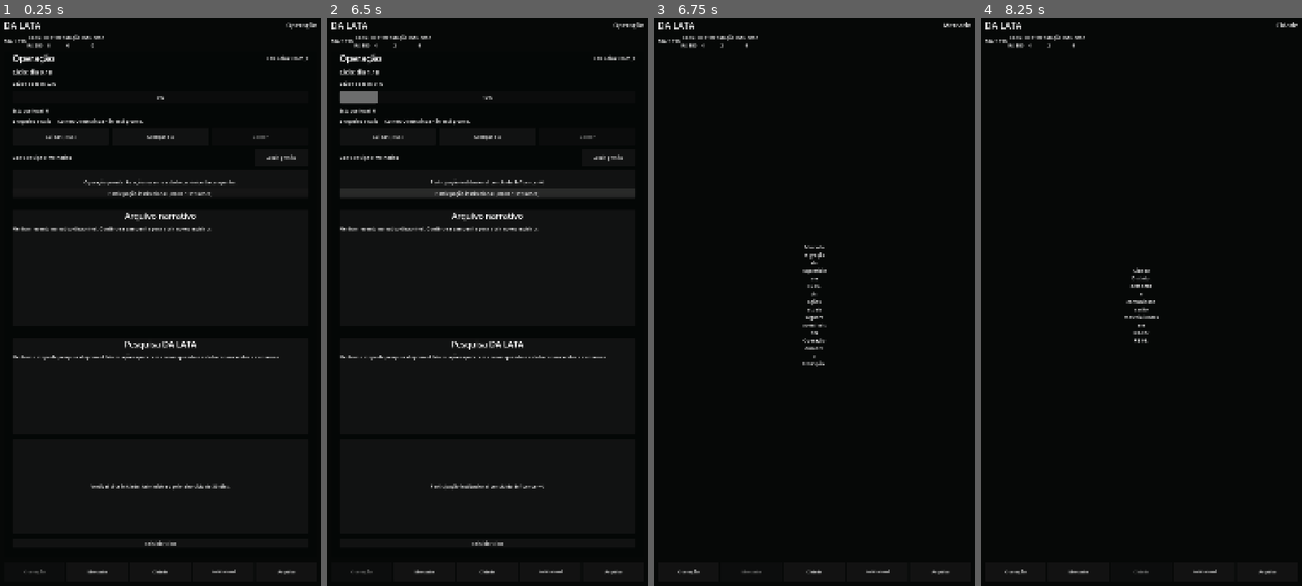
Above: before the commit, frames 1-4 (left to right).
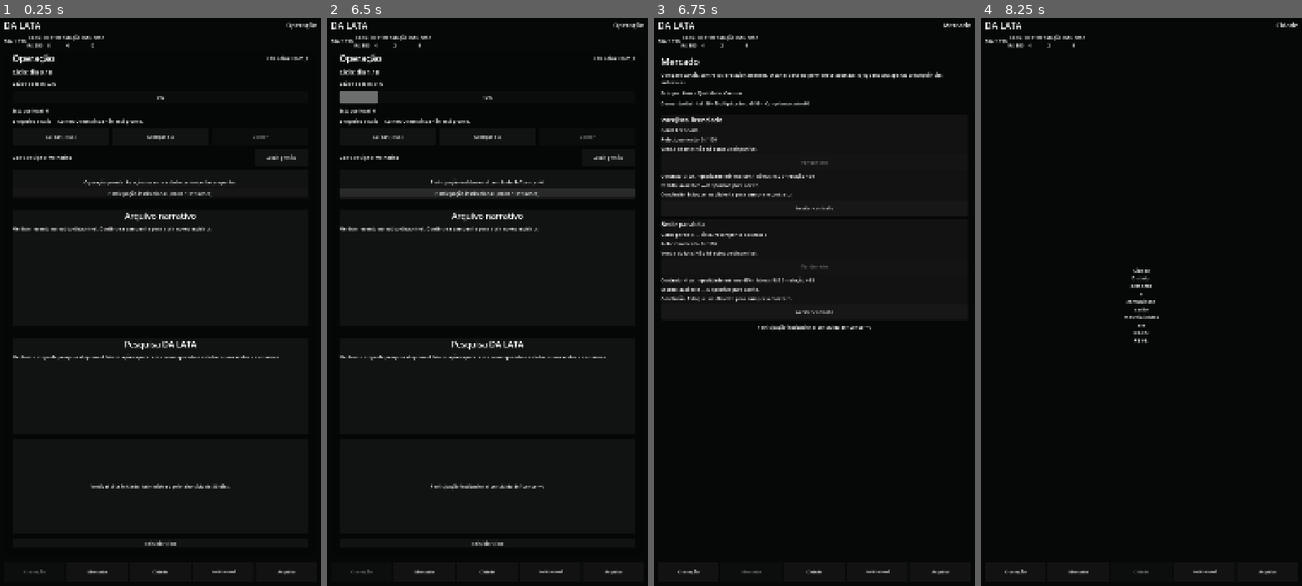
Above: after the commit, the same moments.

Repository: az1nn/growing-rio
Game: Godot game, scene res://scenes/shell/game_shell.tscn
Two runs of this game, one before a commit and one after it. Both use one fixed random seed, a clock stepped at 60 frames per second and the inputs below.
Inputs:
- Up to frame 1 (0.25 s): no input
- Up to frame 2 (6.5 s): click "Reiniciar ciclo" at 0.5 s; click "Reiniciar ciclo" at 1.25 s; click "Reiniciar ciclo" at 2 s; click "Cuidar (-R$5)" at 2.75 s; click "Avançar dia" at 3.5 s; click "Abrir gestão" at 4.25 s; click "Fechar gestão" at 5 s; click "Participação institucional (-…" at 5.75 s
- Up to frame 3 (6.75 s): click "Mercado" at 6.5 s
- Up to frame 4 (8.25 s): click "Operação" at 7.25 s; click "Cidade" at 8 s

Frames 1-2 are identical in both runs. In frame 3, 4.0% of the frame differs, in the area x 2-91%, y 6-62%; in frame 4, nothing differs.

Commit message:
feat(rb-05): mount market in game shell

Diff:
--- a/scenes/shell/game_shell.tscn
+++ b/scenes/shell/game_shell.tscn
@@ -1,7 +1,8 @@
-[gd_scene load_steps=3 format=3]
+[gd_scene load_steps=4 format=3]
 
 [ext_resource type="Script" path="res://scenes/shell/game_shell.gd" id="1_shell"]
 [ext_resource type="PackedScene" path="res://scenes/main/main.tscn" id="2_main"]
+[ext_resource type="PackedScene" path="res://scenes/market/market_surface.tscn" id="3_market"]
 
 [node name="GameShell" type="Control"]
 layout_mode = 3
@@ -159,29 +160,15 @@
 grow_vertical = 2
 embedded_in_shell = true
 
-[node name="MarketSurface" type="Control" parent="Margin/Layout/ContentRow/SurfaceHost"]
-unique_name_in_owner = true
-visible = false
-layout_mode = 1
-anchors_preset = 15
-anchor_right = 1.0
-anchor_bottom = 1.0
-grow_horizontal = 2
-grow_vertical = 2
-
-[node name="Center" type="CenterContainer" parent="Margin/Layout/ContentRow/SurfaceHost/MarketSurface"]
-layout_mode = 1
-anchors_preset = 15
-anchor_right = 1.0
-anchor_bottom = 1.0
-grow_horizontal = 2
-grow_vertical = 2
-
-[node name="Copy" type="Label" parent="Margin/Layout/ContentRow/SurfaceHost/MarketSurface/Center"]
-layout_mode = 2
-text = "Mercado\nMigração da superfície em RB-05.\nAs ações atuais seguem acessíveis em Operação durante a transição."
-horizontal_alignment = 1
-autowrap_mode = 2
+[node name="MarketSurface" parent="Margin/Layout/ContentRow/SurfaceHost" instance=ExtResource("3_market")]
+unique_name_in_owner = true
+visible = false
+layout_mode = 1
+anchors_preset = 15
+anchor_right = 1.0
+anchor_bottom = 1.0
+grow_horizontal = 2
+grow_vertical = 2
 
 [node name="CitySurface" type="Control" parent="Margin/Layout/ContentRow/SurfaceHost"]
 unique_name_in_owner = true
